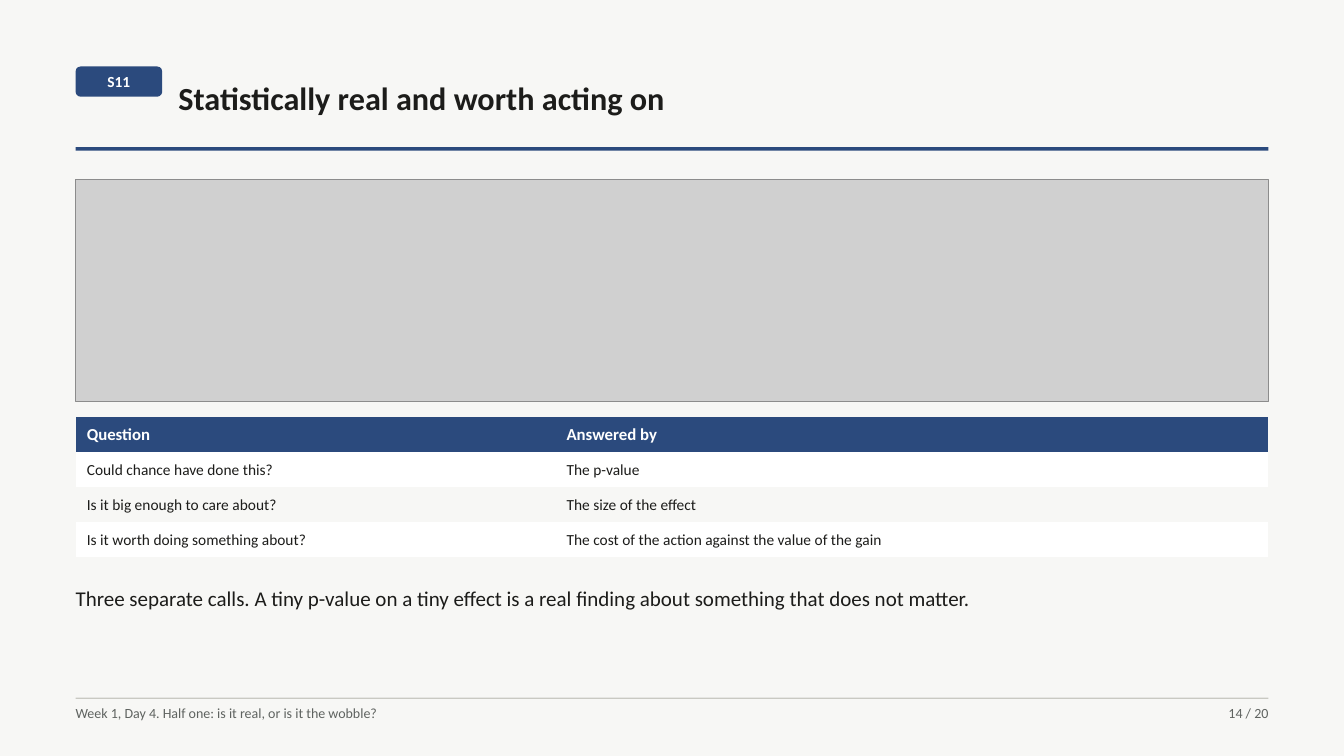
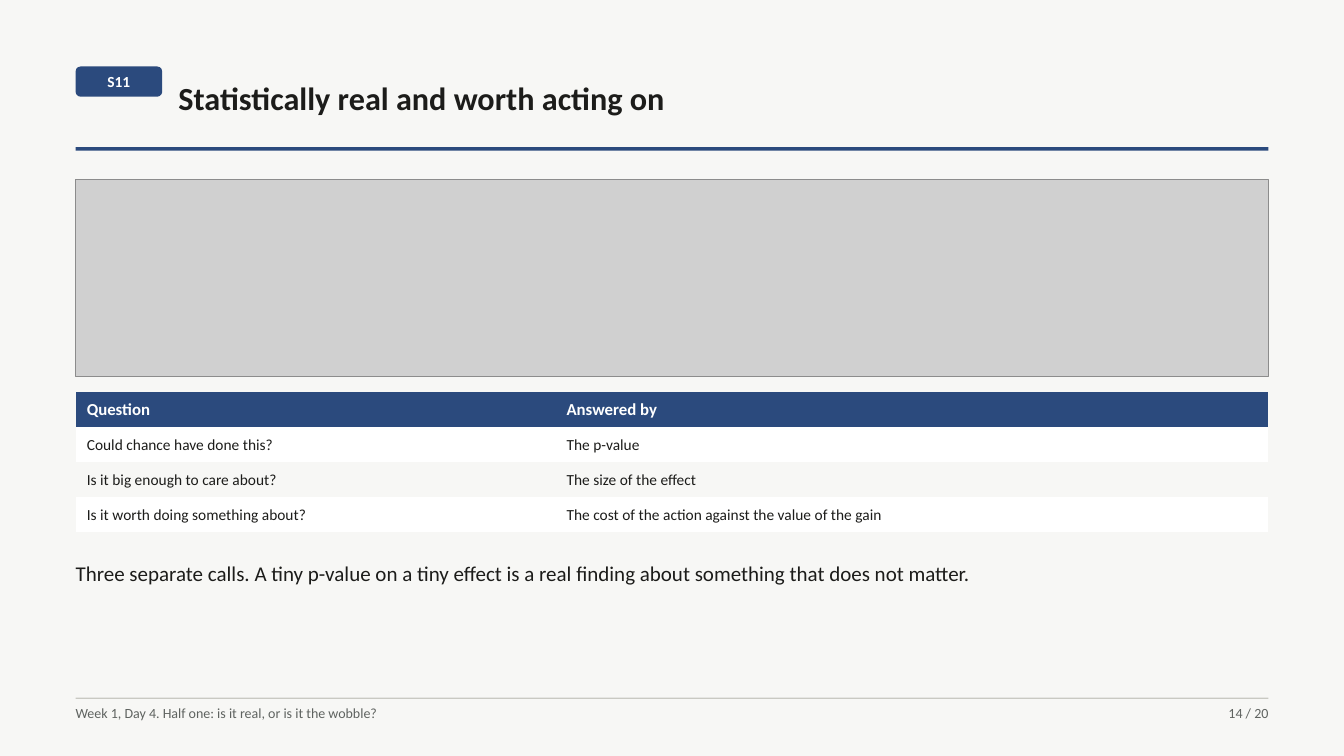
Before and after one commit to fde-academy-lab/c2-content-factory, a slide deck: slide 14 of content/W01/D4/slides/C2_W01_D04_half1_STUDENT.pptx. Drawn at 1344x756 pixels with LibreOffice and Linux fonts; fonts in the diff are those of the drawing; grey boxes stand for pictures. Boxes give left, top, right and bottom in pixels: in the first picture for what was removed or moved away, otherwise in the second. Text is boxed around its words. In the diff, an @@ line names an element or a change of style, - is before the commit and + after.

```diff
--- a/content/W01/D4/slides/C2_W01_D04_half1_STUDENT.pptx
+++ b/content/W01/D4/slides/C2_W01_D04_half1_STUDENT.pptx
@@ picture: place and size @@
-picture at [76,179,1268,401]
+picture at [76,179,1268,376]
@@ table: place and size @@
-table at [76,417,1268,558]
+table at [76,392,1268,532]
@@ text "Three separate calls. A tiny ...": place and size @@
-text "Three separate calls. A tiny ..." at [76,591,970,610]
+text "Three separate calls. A tiny ..." at [76,566,970,585]
```
Also in this commit, not shown: 2 other slides changed, 10 other files.
